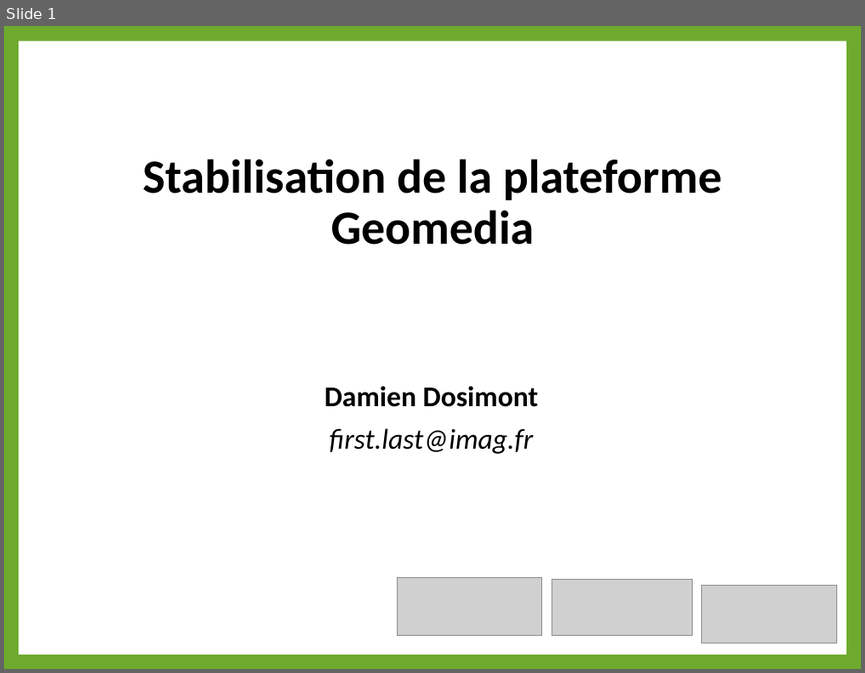
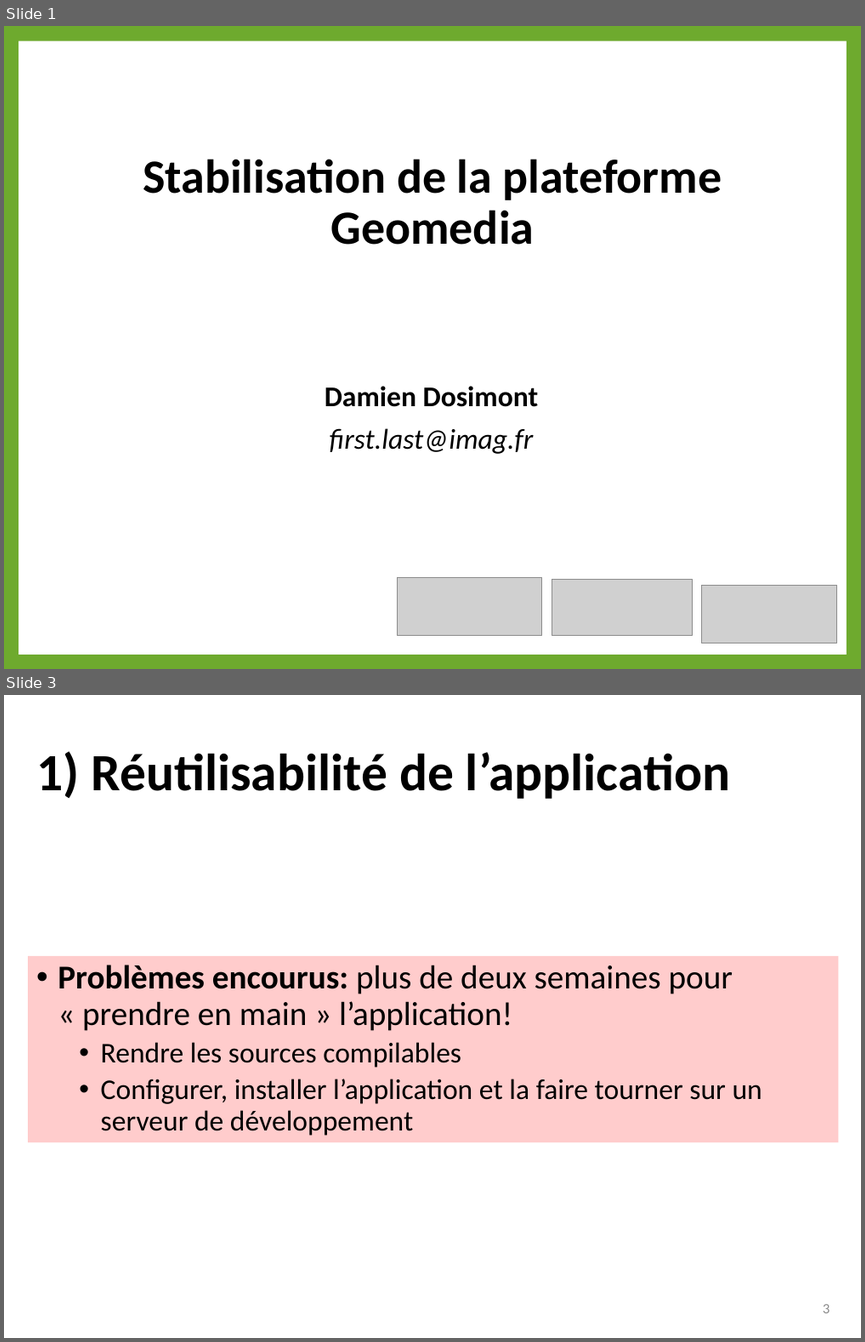
Before and after one commit to dosi-slides/2015_10_geomedia, a slide deck: slides.pptx. Shown one above the other, each under a label of ours: slide 1 before the commit, slides 1 and 3 after it; the slides between them are not shown. The pictures are 865x673 and 865x1342 pixels, drawn with LibreOffice and Linux fonts; fonts in the diff are those of the drawing; grey boxes stand for pictures; background and template pictures are left out. Boxes give left, top, right and bottom in pixels: in the first picture for what was removed or moved away, otherwise in the second. Text is boxed around its words. In the diff, an @@ line names an element or a change of style, - is before the commit and + after.

```diff
--- a/slides.pptx
+++ b/slides.pptx
@@ slide 3 added at bbox=[4, 695, 861, 1338], background #FFFFFF @@
@@ title added at bbox=[36, 751, 730, 799], 44 pt, text #000000, bold @@
+1) Réutilisabilité de l’application
@@ text added at bbox=[28, 955, 839, 1142], fill #FFCCCC, 24 pt, text #000000 @@
+• Problèmes encourus: plus de deux semaines pour « prendre en main » l’application!
+  • Rendre les sources compilables
+  • Configurer, installer l’application et la faire tourner sur un serveur de développement
@@ page number added at bbox=[823, 1304, 829, 1313], 12 pt, text #8C8C8C @@
+3
```
Also in this commit, not shown: 6 other slides added, 1 slide removed.
